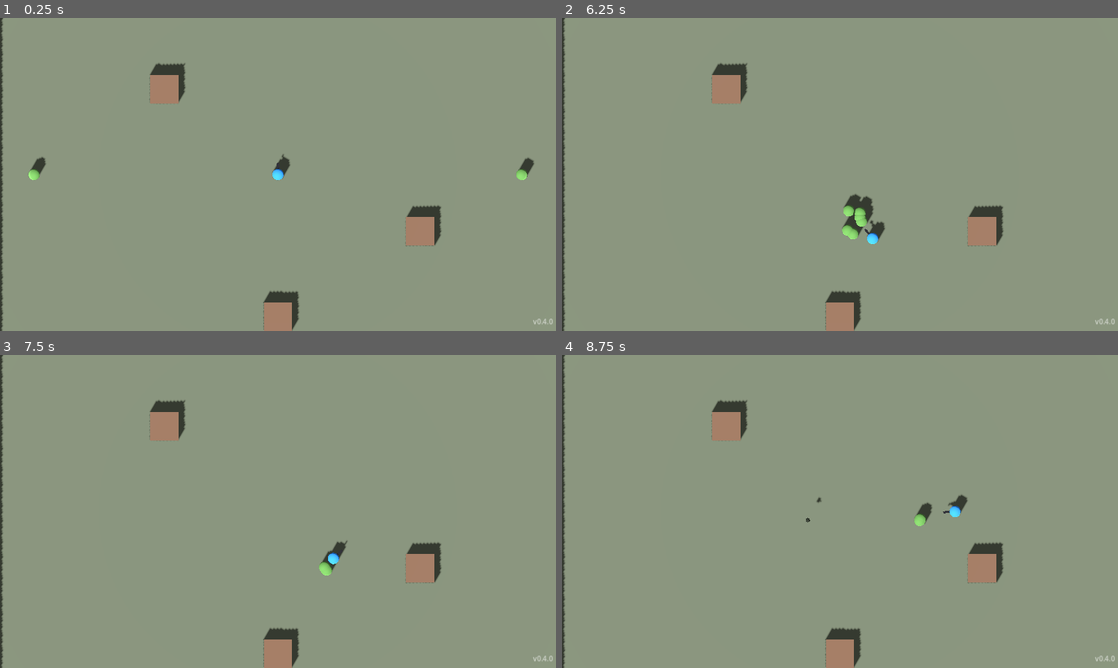
Above: before the commit, frames 1-4 (two rows, left to right).
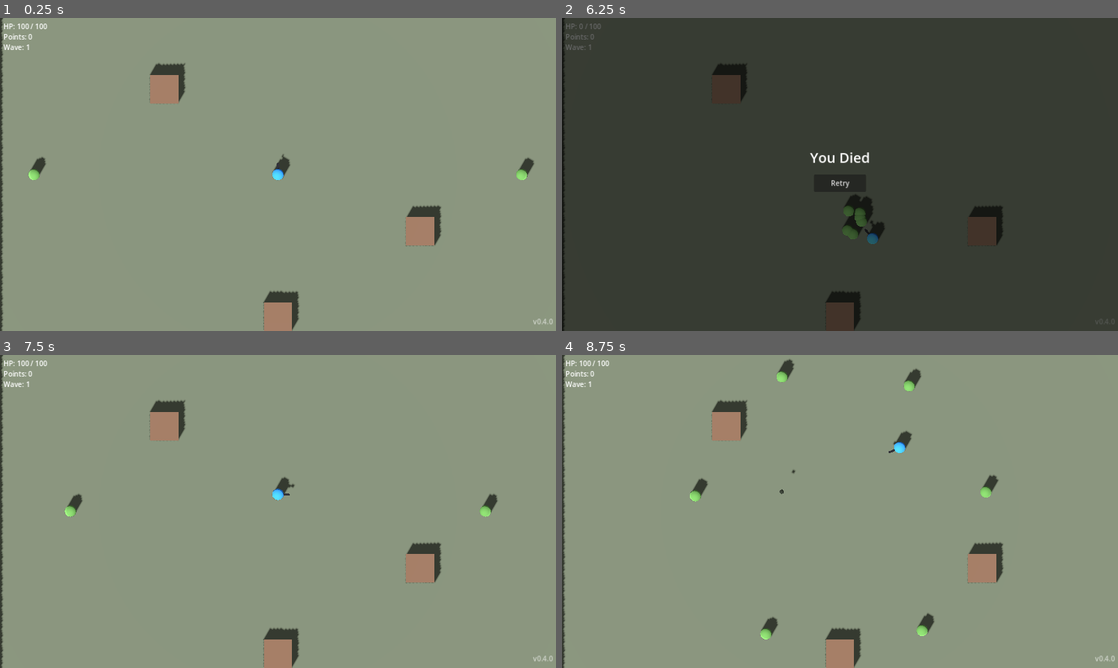
Above: after the commit, the same moments.

Repository: Bobs-Dev-Attic/ZombiesGD
Game: Godot game, scene res://scenes/main.tscn
The game is run twice, just before and just after one commit, with the same random seed, the same clock (stepped at 60 frames per second) and the same inputs.
Inputs (mouse positions are in pixels of both pictures, inside the frame that each line leads up to):
- Up to frame 1 (0.25 s): no input
- Up to frame 2 (6.25 s): move the mouse to (962, 158) at 0.52 s; press the mouse at (962, 158) at 0.53 s; hold D (move_right) 0.53-1.28 s; tap G (throw) at 0.8, 1.35, 2.3, 2.85, 3.8, 4.35, 5.3, 5.85 s; move the mouse to (728, 190) at 1.27 s; release the mouse at (728, 190) at 1.28 s; hold S (move_down) 1.28-2.03 s; click (728, 190) at 1.55 s; move the mouse to (895, 105) at 2.02 s; press the mouse at (895, 105) at 2.03 s; hold D (move_right) 2.03-2.78 s; move the mouse to (812, 237) at 2.77 s; release the mouse at (812, 237) at 2.78 s; hold W (move_up) 2.78-3.53 s; click (812, 237) at 3.05 s; move the mouse to (1006, 221) at 3.52 s; press the mouse at (1006, 221) at 3.53 s; hold A (move_left) 3.53-5.03 s; move the mouse to (673, 127) at 4.27 s; release the mouse at (673, 127) at 4.28 s; click (673, 127) at 4.55 s; move the mouse to (867, 174) at 5.02 s; press the mouse at (867, 174) at 5.03 s; hold S (move_down) 5.03-5.78 s; move the mouse to (756, 96) at 5.77 s; release the mouse at (756, 96) at 5.78 s; hold D (move_right) from 5.78 s (still down); click (756, 96) at 6.05 s
- Up to frame 3 (7.5 s): release D (move_right) at 6.5 s; click (278, 520) at 6.5 s, where only the run after the commit has a clickable "Retry"; move the mouse to (400, 495) at 7.27 s; press the mouse at (400, 495) at 7.28 s; hold W (move_up) from 7.28 s (still down)
- Up to frame 4 (8.75 s): tap G (throw) at 7.55, 8.1 s; move the mouse to (728, 527) at 8.02 s; release W (move_up) at 8.03 s; release the mouse at (728, 527) at 8.03 s; hold D (move_right) from 8.03 s (still down); click (728, 527) at 8.3 s

The runs differ from the first frame. In frame 1, 0.2% of the frame differs, in the area x 0-9%, y 1-11%; in frame 2, 100%, in the area x 0-100%, y 0-100%; in frame 3, 0.9%; in frame 4, 1.5%.

Commit message:
feat: add HUD, game-over overlay, and weapon state-gating (task 8a)
Adds a live HP/Points/Wave HUD and a Game Over/Retry overlay bound to
GameManager's state machine, and gates the player's three weapon actions
(ranged/melee/thrown) to only fire during the PLAYING state so combat is
suppressed in SHOP and after death while movement/aim stay always-active.

Co-Authored-By: Claude Opus 4.8 <noreply@anthropic.com>

Diff:
--- a/scenes/main.tscn
+++ b/scenes/main.tscn
@@ -1,9 +1,11 @@
-[gd_scene load_steps=18 format=3 uid="uid://bmainstub001"]
+[gd_scene load_steps=20 format=3 uid="uid://bmainstub001"]
 
 [ext_resource path="res://scripts/main.gd" type="Script" id="1"]
 [ext_resource path="res://scenes/player.tscn" type="PackedScene" id="2"]
 [ext_resource path="res://scripts/zombie_spawner.gd" type="Script" id="3"]
 [ext_resource path="res://scenes/ui/version_label.tscn" type="PackedScene" id="4"]
+[ext_resource path="res://scenes/ui/hud.tscn" type="PackedScene" id="5"]
+[ext_resource path="res://scenes/ui/game_over.tscn" type="PackedScene" id="6"]
 
 [sub_resource type="BoxShape3D" id="BoxShape3D_ground"]
 size = Vector3(40, 1, 40)
@@ -137,6 +139,10 @@
 
 [node name="VersionLabel" parent="." instance=ExtResource("4")]
 
+[node name="HUD" parent="." instance=ExtResource("5")]
+
+[node name="GameOver" parent="." instance=ExtResource("6")]
+
 [node name="Camera3D" type="Camera3D" parent="."]
 position = Vector3(0, 28, 0)
 rotation_degrees = Vector3(-90, 0, 0)
--- /dev/null
+++ b/scenes/ui/game_over.tscn
@@ -0,0 +1,47 @@
+[gd_scene load_steps=2 format=3 uid="uid://bgameover001"]
+
+[ext_resource type="Script" path="res://scripts/ui/game_over.gd" id="1"]
+
+[node name="GameOver" type="CanvasLayer"]
+script = ExtResource("1")
+
+[node name="Backdrop" type="ColorRect" parent="."]
+anchors_preset = 15
+anchor_right = 1.0
+anchor_bottom = 1.0
+grow_horizontal = 2
+grow_vertical = 2
+color = Color(0, 0, 0, 0.6)
+mouse_filter = 2
+
+[node name="YouDiedLabel" type="Label" parent="."]
+anchors_preset = 8
+anchor_left = 0.5
+anchor_top = 0.5
+anchor_right = 0.5
+anchor_bottom = 0.5
+offset_left = -100.0
+offset_top = -60.0
+offset_right = 100.0
+offset_bottom = -20.0
+grow_horizontal = 2
+grow_vertical = 2
+theme_override_font_sizes/font_size = 32
+horizontal_alignment = 1
+vertical_alignment = 1
+text = "You Died"
+
+[node name="RetryButton" type="Button" parent="."]
+anchors_preset = 8
+anchor_left = 0.5
+anchor_top = 0.5
+anchor_right = 0.5
+anchor_bottom = 0.5
+offset_left = -60.0
+offset_top = 0.0
+offset_right = 60.0
+offset_bottom = 40.0
+grow_horizontal = 2
+grow_vertical = 2
+mouse_filter = 2
+text = "Retry"
--- /dev/null
+++ b/scenes/ui/hud.tscn
@@ -0,0 +1,30 @@
+[gd_scene load_steps=2 format=3 uid="uid://bhud0001"]
+
+[ext_resource type="Script" path="res://scripts/ui/hud.gd" id="1"]
+
+[node name="HUD" type="CanvasLayer"]
+script = ExtResource("1")
+
+[node name="HPLabel" type="Label" parent="."]
+anchors_preset = 0
+offset_left = 8.0
+offset_top = 8.0
+offset_right = 220.0
+offset_bottom = 30.0
+text = "HP: 100 / 100"
+
+[node name="PointsLabel" type="Label" parent="."]
+anchors_preset = 0
+offset_left = 8.0
+offset_top = 32.0
+offset_right = 220.0
+offset_bottom = 54.0
+text = "Points: 0"
+
+[node name="WaveLabel" type="Label" parent="."]
+anchors_preset = 0
+offset_left = 8.0
+offset_top = 56.0
+offset_right = 220.0
+offset_bottom = 78.0
+text = "Wave: 1"
--- a/scripts/player.gd
+++ b/scripts/player.gd
@@ -75,13 +75,19 @@
 	move_and_slide()
 	_update_aim(move2)
 	_fire_timer = maxf(0.0, _fire_timer - delta)
+	_melee_timer = maxf(0.0, _melee_timer - delta)
+	_throw_timer = maxf(0.0, _throw_timer - delta)
+	# Weapons only act during PLAYING (not SHOP/GAME_OVER); movement and aim
+	# above stay always-active so the player can still walk around in the
+	# shop and under the game-over overlay. Timers keep ticking either way so
+	# a weapon does not fire the instant PLAYING resumes mid-cooldown.
+	if GameManager.state != GameManager.State.PLAYING:
+		return
 	if InputManager.is_fire_held() and _fire_timer <= 0.0:
 		_fire()
 		_fire_timer = upgrades.cooldown(WeaponStats.Role.RANGED)
-	_melee_timer = maxf(0.0, _melee_timer - delta)
 	if _melee_timer <= 0.0:
 		_try_melee_swing()
-	_throw_timer = maxf(0.0, _throw_timer - delta)
 	if InputManager.is_throw_pressed() and _throw_timer <= 0.0:
 		_throw_grenade()
 		_throw_timer = upgrades.cooldown(WeaponStats.Role.THROWN)
--- /dev/null
+++ b/scripts/ui/game_over.gd
@@ -0,0 +1,34 @@
+extends CanvasLayer
+
+## Death overlay: shown when GameManager enters GAME_OVER, hidden otherwise
+## (including on retry, since start_run() emits state_changed(PLAYING) via
+## begin_next_wave()). The Retry button re-enters via GameManager.start_run()
+## — the same verified reset path used everywhere else, not a scene reload.
+
+@onready var _retry_button: Button = $RetryButton
+@onready var _backdrop: ColorRect = $Backdrop
+
+
+func _ready() -> void:
+	_set_visible(false)
+	GameManager.state_changed.connect(_on_state_changed)
+	_retry_button.pressed.connect(_on_retry_pressed)
+
+
+func _on_state_changed(state: GameManager.State) -> void:
+	_set_visible(state == GameManager.State.GAME_OVER)
+
+
+func _on_retry_pressed() -> void:
+	GameManager.start_run()
+
+
+## A hidden overlay must not eat clicks meant for gameplay/UI beneath it, so
+## visibility is paired with MOUSE_FILTER_IGNORE on the full-rect backdrop and
+## the button (visible Controls still block clicks under them by default).
+func _set_visible(is_visible: bool) -> void:
+	visible = is_visible
+	var backdrop_filter := Control.MOUSE_FILTER_STOP if is_visible else Control.MOUSE_FILTER_IGNORE
+	_backdrop.mouse_filter = backdrop_filter
+	_retry_button.mouse_filter = Control.MOUSE_FILTER_STOP if is_visible else Control.MOUSE_FILTER_IGNORE
+	_retry_button.disabled = not is_visible
--- /dev/null
+++ b/scripts/ui/hud.gd
@@ -0,0 +1,44 @@
+extends CanvasLayer
+
+## Live HUD readout: HP / Points / Wave. Reads GameManager's autoload signals
+## for points/wave, and the player's hp_changed signal for HP (found via the
+## "player" group since this HUD has no scene reference to the player).
+
+@onready var _hp_label: Label = $HPLabel
+@onready var _points_label: Label = $PointsLabel
+@onready var _wave_label: Label = $WaveLabel
+
+
+func _ready() -> void:
+	GameManager.points_changed.connect(_on_points_changed)
+	GameManager.wave_changed.connect(_on_wave_changed)
+	_on_points_changed(GameManager.points)
+	_on_wave_changed(GameManager.wave)
+	await _connect_to_player()
+
+
+## The player may not have joined the "player" group yet when this runs
+## (node order in the scene tree), so defer one frame and try again before
+## giving up.
+func _connect_to_player() -> void:
+	var player := get_tree().get_first_node_in_group("player")
+	if player == null:
+		await get_tree().process_frame
+		player = get_tree().get_first_node_in_group("player")
+	if player == null:
+		return
+	player.hp_changed.connect(_on_hp_changed)
+	if player.has_method("get_hp") and player.has_method("get_max_hp"):
+		_on_hp_changed(player.get_hp(), player.get_max_hp())
+
+
+func _on_hp_changed(current: float, maximum: float) -> void:
+	_hp_label.text = "HP: %d / %d" % [roundi(current), roundi(maximum)]
+
+
+func _on_points_changed(points: int) -> void:
+	_points_label.text = "Points: %d" % points
+
+
+func _on_wave_changed(wave: int) -> void:
+	_wave_label.text = "Wave: %d" % wave
Not shown, added: scripts/ui/game_over.gd.uid
Not shown, added: scripts/ui/hud.gd.uid
